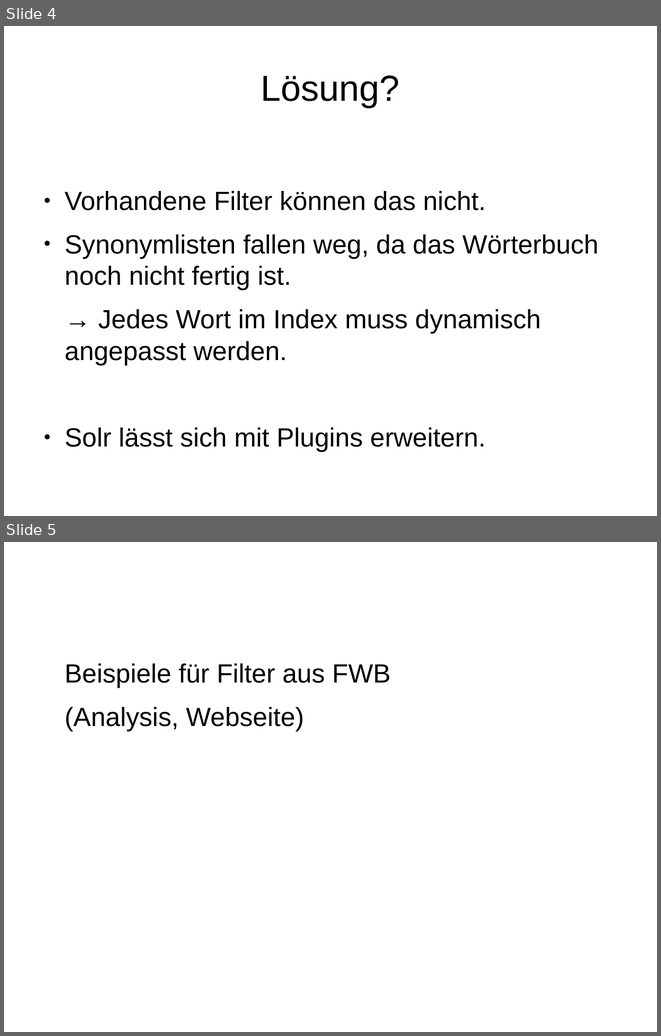
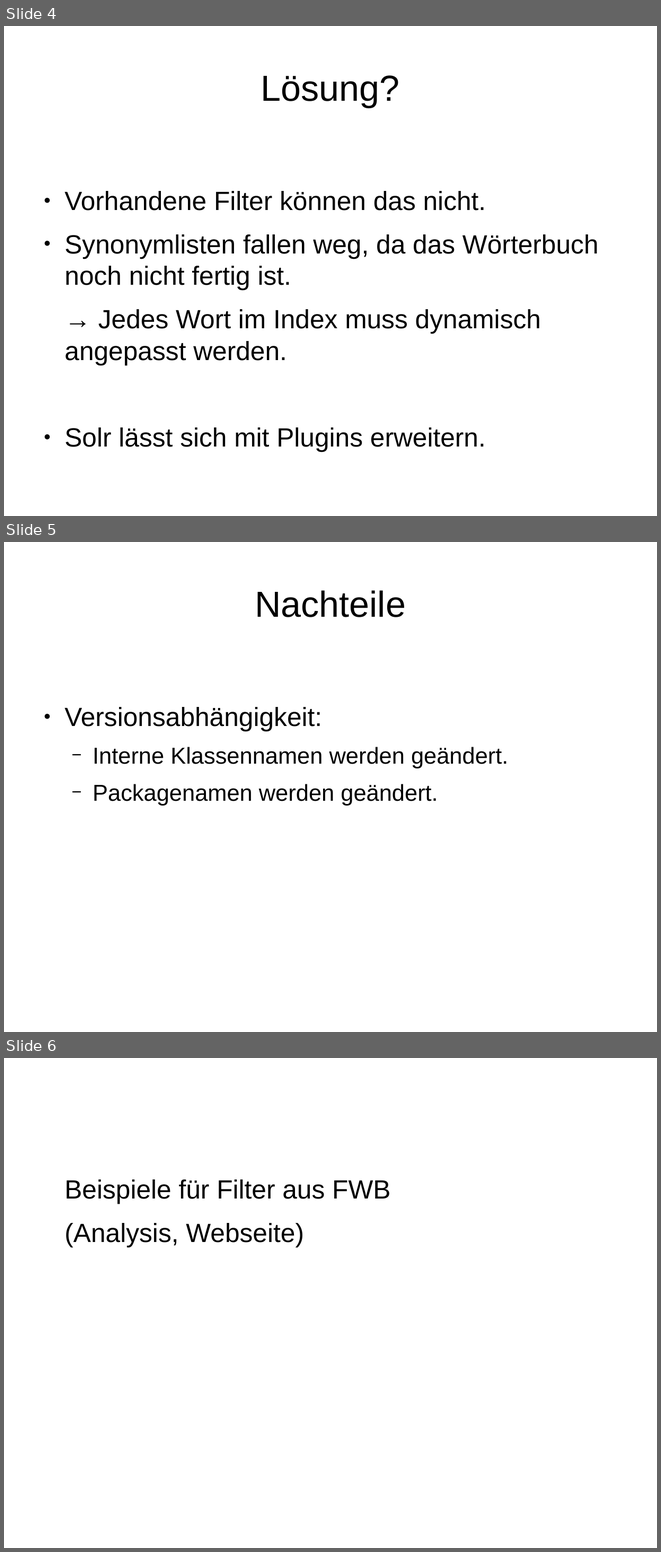
Before and after one commit to subugoe/solr-plugins-starterkit, a slide deck: solr-plugins.odp. Shown one above the other, each under a label of ours: slides 4 and 5 before the commit, slides 4, 5 and 6 after it. The pictures are 661x1036 and 661x1552 pixels, drawn with LibreOffice and Linux fonts; fonts in the diff are those of the drawing. Boxes give left, top, right and bottom in pixels: in the first picture for what was removed or moved away, otherwise in the second. Text is boxed around its words. In the diff, an @@ line names an element or a change of style, - is before the commit and + after.

```diff
--- a/solr-plugins.odp
+++ b/solr-plugins.odp
@@ slide 5 added at bbox=[4, 542, 657, 1032], background #FFFFFF @@
@@ title added at bbox=[255, 590, 406, 617], 44 pt, text #000000 @@
+Nachteile
@@ text added at bbox=[64, 707, 508, 805], 28 pt, text #000000 @@
+● Versionsabhängigkeit:
+  − Interne Klassennamen werden geändert.
+  − Packagenamen werden geändert.
@@ what was slide 5 is now slide 6 @@
```
Also in this commit, not shown: 1 slide changed, 2 other slides added, 2 other files.
